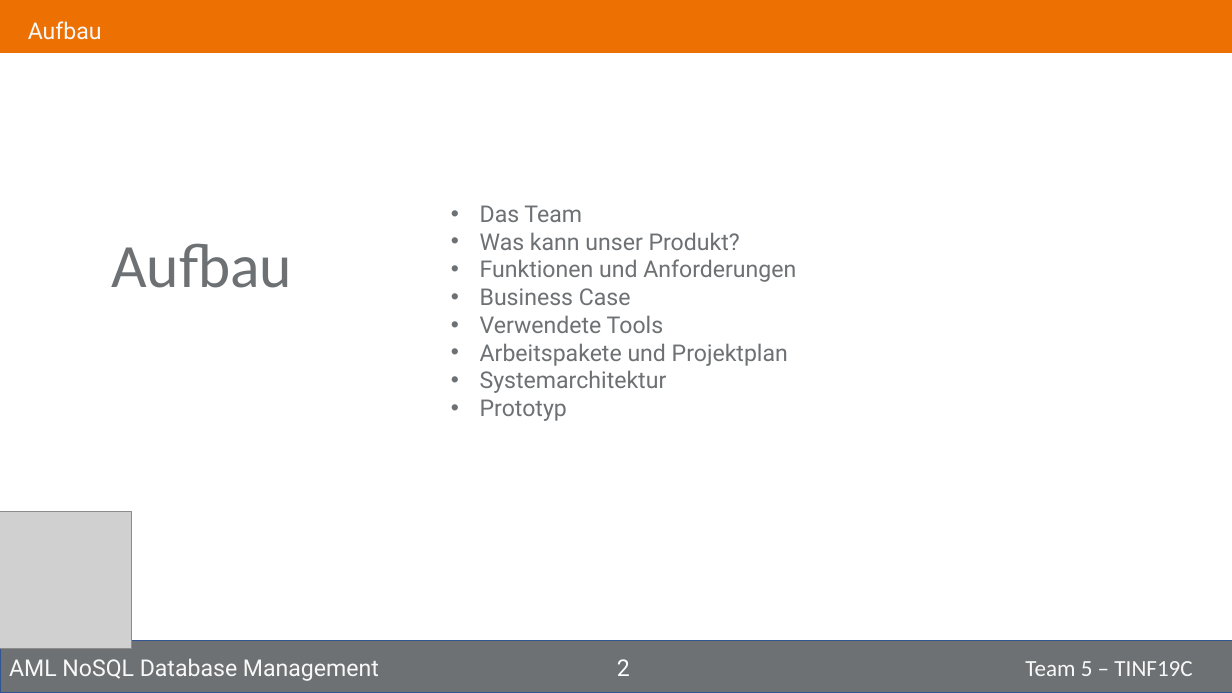
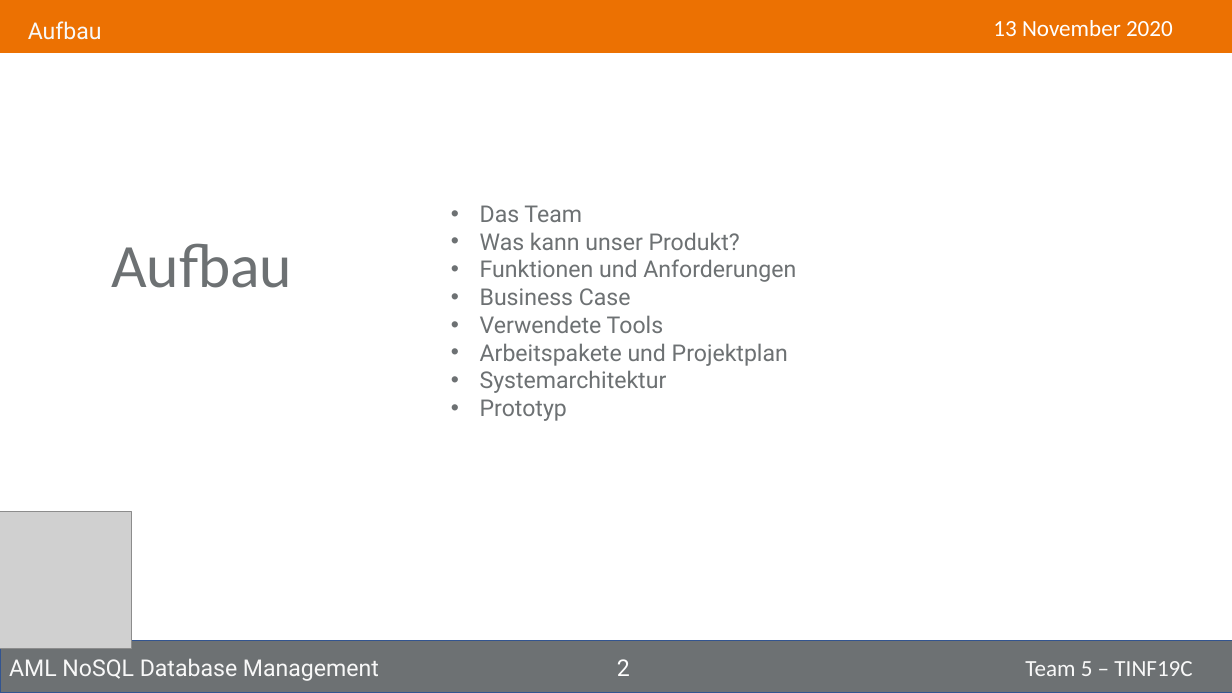
Before and after one commit to NurNils/aml-nosql-database-management, a slide deck: slide 2 of PROJECT/Presentation/Tinf19C_Team5_Presentation.pptx. Drawn at 1232x693 pixels with LibreOffice and Linux fonts; fonts in the diff are those of the drawing; grey boxes stand for pictures. Boxes give left, top, right and bottom in pixels: in the first picture for what was removed or moved away, otherwise in the second. Text is boxed around its words. In the diff, an @@ line names an element or a change of style, - is before the commit and + after.

Commit message:
Last changes

```diff
--- a/PROJECT/Presentation/Tinf19C_Team5_Presentation.pptx
+++ b/PROJECT/Presentation/Tinf19C_Team5_Presentation.pptx
@@ text added at (993, 20, 1173, 36), 18 pt, text #FFFFFF @@
+13 November 2020
```
Also in this commit, not shown: 16 other slides changed.
